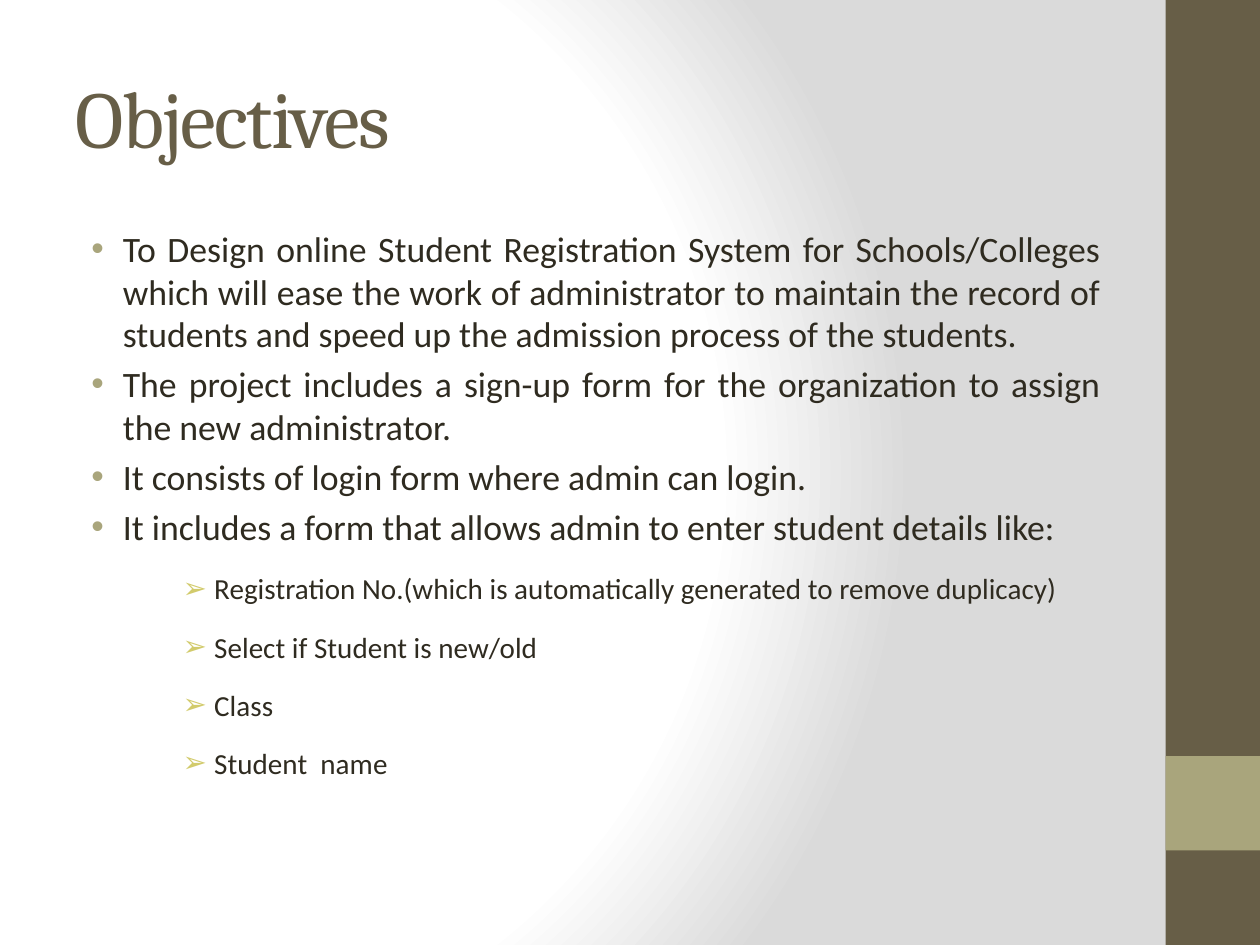
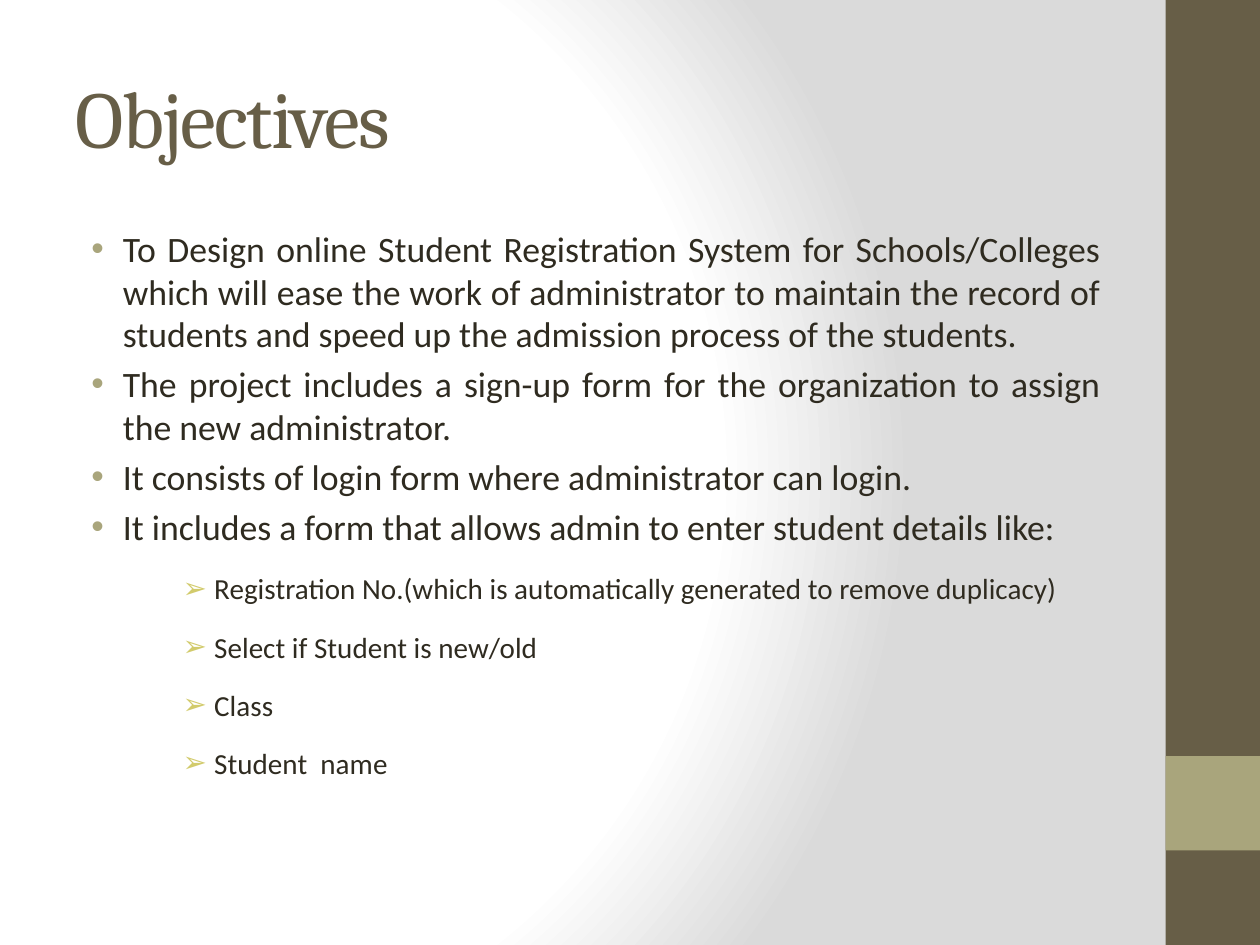
Before and after one commit to abhiyankgoyal/internshipProject, a slide deck: slide 2 of Internship Presentation.pptx. Drawn at 1260x945 pixels with LibreOffice and Linux fonts; fonts in the diff are those of the drawing. Boxes give left, top, right and bottom in pixels: in the first picture for what was removed or moved away, otherwise in the second. Text is boxed around its words. In the diff, an @@ line names an element or a change of style, - is before the commit and + after.

```diff
--- a/Internship Presentation.pptx
+++ b/Internship Presentation.pptx
@@ text at [123,465,911,496]: text changed @@
-• It consists of login form where admin can login.
+• It consists of login form where administrator can login.
```
Also in this commit, not shown: 8 other slides changed, 3 other files.
